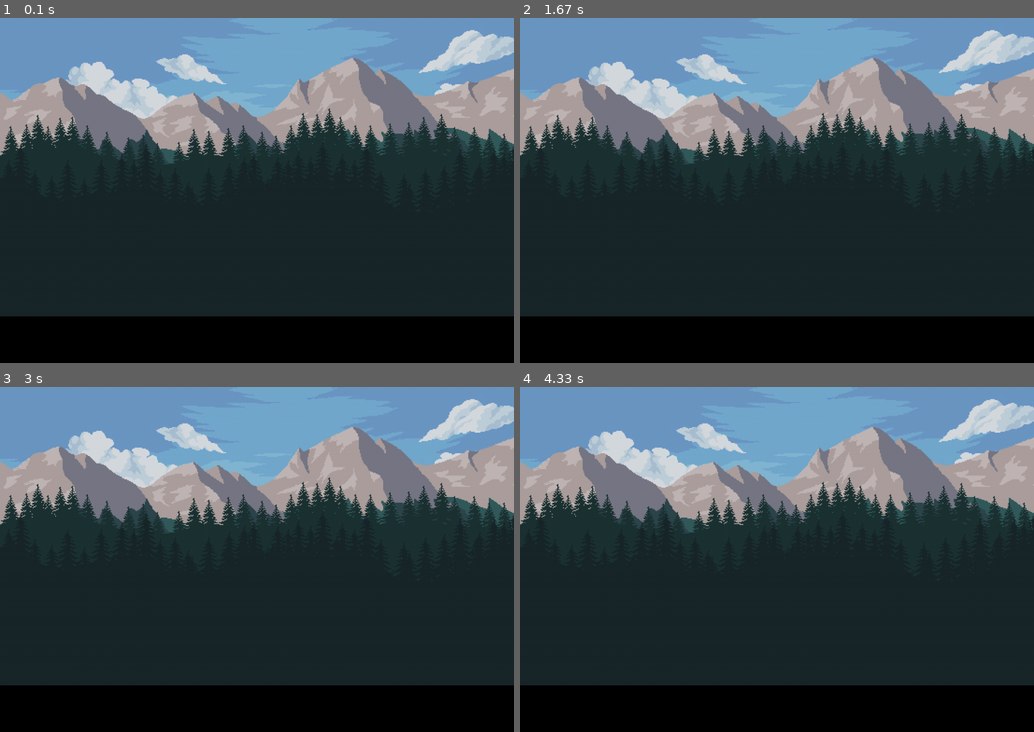
Above: before the commit, frames 1-4 (two rows, left to right).
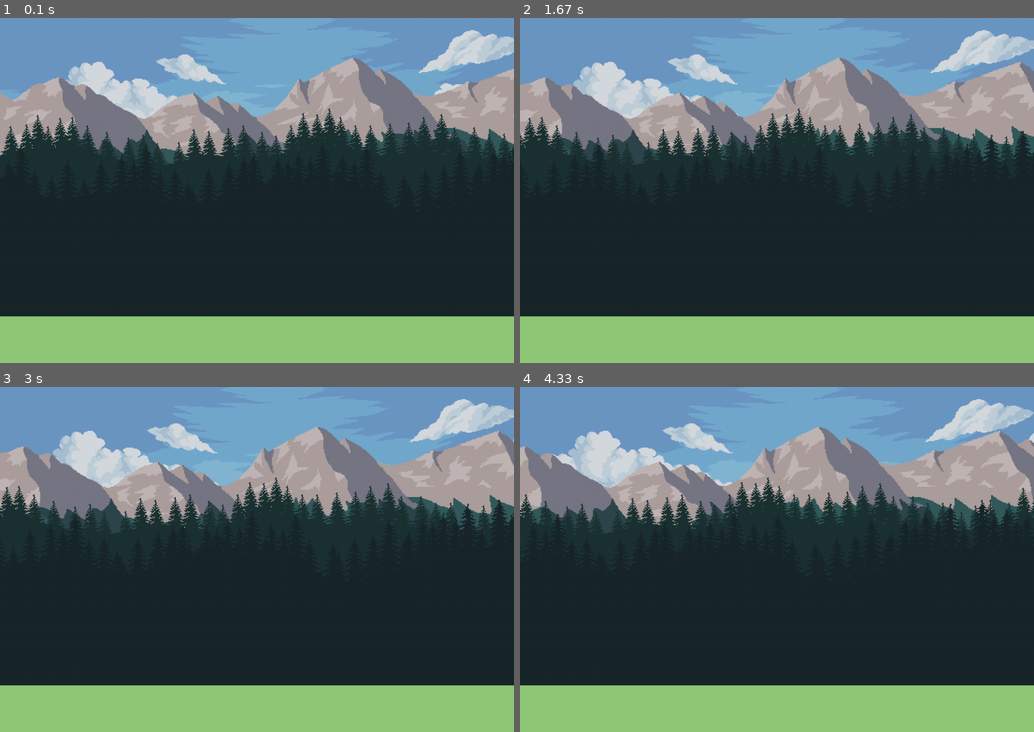
Above: after the commit, the same moments.

Repository: willydlw/pygame-level-editor
Game: pygame game, started from main.py
Same seed, same stepped clock (60 frames per second), same inputs: the game is played once before the commit and once after it.
Inputs:
- Up to frame 1 (0.1 s): no input
- Up to frame 2 (1.67 s): hold Right 0.33-0.8 s; hold Right 0.83-1.3 s; hold Left from 1.33 s (still down)
- Up to frame 3 (3 s): release Left at 1.87 s; hold Left 1.9-2.3 s; hold Right 2.33-2.97 s
- Up to frame 4 (4.33 s): hold Left 3-3.47 s; hold Right 3.5-3.97 s; hold Right from 4 s (still down)

The runs differ from the first frame. In frame 1, 14% of the frame differs, in the area x 0-100%, y 86-100%; in frame 2, 27%; in frame 3, 27%; in frame 4, 30%, in the area x 0-100%, y 3-100%.

Commit message:
scrolling left constrained to x = 0 and scrolling right constrained to x = MAXIMUM_LEVEL_WIDTH

Diff:
--- a/src/constants.py
+++ b/src/constants.py
@@ -12,6 +12,11 @@
 FPS = 60            # frames per second
 
 
+# Limit level width
+MAXIMUM_LEVEL_WIDTH = 2000
+MAX_SCROLL = MAXIMUM_LEVEL_WIDTH - SCREEN_WIDTH
+
+
 # Tile Codes - Backgroud >= 30
 
 TILE_CODE_DICTIONARY = {
--- a/src/game.py
+++ b/src/game.py
@@ -28,40 +28,56 @@
         self.clock = pygame.time.Clock()
         self.running = True
 
-        # Tile group
-        self.background_tiles = pygame.sprite.Group()
-        logging.info(f"Should self.tiles be a list or a sprite group?")
+        # scrolling
+        self.scroll_left = False
+        self.scroll_right = False
+        self.scroll = 0
+        self.scroll_speed = 1
 
         # Load assets
         AssetManager.load_all(c.ASSETS_CONFIG_PATH)
         logging.info(f"Assets loaded!")
 
-        # Initialize background
-        self.setup_background()
 
 
-    def setup_background(self):
-        sky_tile = Tile(0, 0, AssetManager.get_image("sky_cloud"), c.TILE_CODE_DICTIONARY.get("sky_cloud"))
-        self.background_tiles.add(sky_tile)
+    def draw_background(self):
+        # clear screen so images don't smear
+        self.screen.fill((144, 201, 120))
 
-        mountain_img = AssetManager.get_image("mountain")
+        # define the layers to draw in order (back to front)
+        # Sky moves at 0.1x scroll, front pines move at 0.8x scroll
+        # Objects that are closer to use should scroll faster than
+        # those farther aways
+        layers = ["sky_cloud", "mountain", "pine1", "pine2"]
+        multipliers = [0.1, 0.4, 0.6, 0.8]
 
-        if mountain_img:
-            m_height = mountain_img.get_height()
-            mountain_tile = Tile(0, c.SCREEN_HEIGHT - m_height - 300, mountain_img, c.TILE_CODE_DICTIONARY.get("mountain"))
-            self.background_tiles.add(mountain_tile)
+        for index, name in enumerate(layers):
+            img = AssetManager.get_image(name)
+            if not img: continue
 
-        pine1_img = AssetManager.get_image("pine1")
-        if pine1_img:
-            pine1_height = pine1_img.get_height()
-            pine1_tile = Tile(0, c.SCREEN_HEIGHT - pine1_height - 150, pine1_img, c.TILE_CODE_DICTIONARY.get("pine1"))
-            self.background_tiles.add(pine1_tile)
+            width = img.get_width()
+            layer_scroll = self.scroll * multipliers[index]
 
-        pine2_img = AssetManager.get_image("pine2")
-        if pine2_img:
-            pine2_height = pine2_img.get_height()
-            pine2_tile = Tile(0, c.SCREEN_HEIGHT - pine2_height, pine2_img, c.TILE_CODE_DICTIONARY.get("pine2"))
-            self.background_tiles.add(pine2_tile)
+            # use modulo on the layer_scroll so this specific layer wraps
+            x_offset = layer_scroll % width
+
+            # draw enough copies to cover the screen width
+            for i in range(6):
+                self.screen.blit(img, ((i * width) -x_offset, self._get_layer_y(name, img)))
+
+
+    def _get_layer_y(self, name, img):
+        """Helper to get the vertical position for each layer"""
+        h = img.get_height()
+        offsets = {
+            "sky_cloud": 0,
+            "mountain": c.SCREEN_HEIGHT - h - 300,
+            "pine1": c.SCREEN_HEIGHT - h - 150,
+            "pine2": c.SCREEN_HEIGHT - h
+        }
+
+        return offsets.get(name, 0)
+
 
 
     def run(self):
@@ -71,9 +87,26 @@
                 if event.type == pygame.QUIT:
                     self.running = False
 
-            # game logic and drawing code goes here
-            self.background_tiles.draw(self.screen)
+                if event.type == pygame.KEYDOWN:
+                    if event.key == pygame.K_LEFT:
+                        self.scroll_left = True
+                    if event.key == pygame.K_RIGHT:
+                        self.scroll_right = True
 
+                if event.type == pygame.KEYUP:
+                    if event.key == pygame.K_LEFT:
+                        self.scroll_left = False
+                    if event.key == pygame.K_RIGHT:
+                        self.scroll_right = False
+
+            # limit scrolling to left to not go beyond x = 0
+            if self.scroll_left == True and self.scroll > 0:
+                self.scroll -= 5
+            if self.scroll_right == True and self.scroll < c.MAX_SCROLL:
+                self.scroll += 5
+
+            # draw the scrolling background
+            self.draw_background()
 
             # update the display
             pygame.display.flip()
